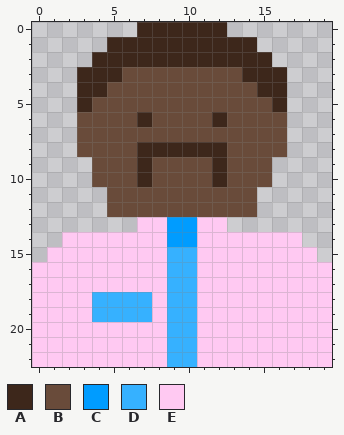
Pixel-art sprite -- Brackeys2021 Game Jam submit/Brackeys2021/Assets/Sprites/UI/Demographics/adult.png. Above: the version before the commit.
The file is 20x23 pixels.
Palette (. is transparent): A #3d271b  B #694b3a  C #009cff  D #36b1ff  E #ffc9f2
Pixels before, first column x 0:
 0 .......AAAAAA.......
 1 .....AAAAAAAAAA.....
 2 ....AAAAAAAAAAAA....
 3 ...AAABBBBBBBBAAA...
 4 ...AABBBBBBBBBBAA...
 5 ...ABBBBBBBBBBBBA...
 6 ...BBBBABBBBABBBB...
 7 ...BBBBBBBBBBBBBB...
 8 ...BBBBAAAAAABBBB...
 9 ....BBBABBBBABBB....
10 ....BBBABBBBABBB....
11 .....BBBBBBBBBB.....
12 .....BBBBBBBBBB.....
13 .......EECCEE.......
14 ..EEEEEEECCEEEEEEE..
15 .EEEEEEEEDDEEEEEEEE.
16 EEEEEEEEEDDEEEEEEEEE
17 EEEEEEEEEDDEEEEEEEEE
18 EEEEDDDDEDDEEEEEEEEE
19 EEEEDDDDEDDEEEEEEEEE
20 EEEEEEEEEDDEEEEEEEEE
21 EEEEEEEEEDDEEEEEEEEE
22 EEEEEEEEEDDEEEEEEEEE
And afterwards:
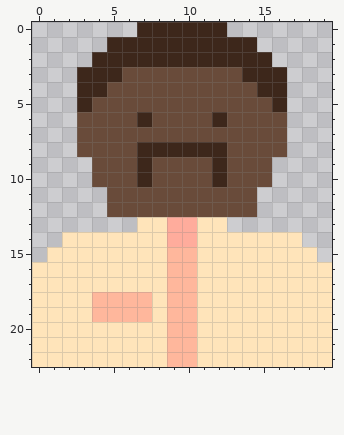
Diff:
colour C: #009cff -> #ffac9c
colour D: #36b1ff -> #ffb79c
colour E: #ffc9f2 -> #ffe4ba
